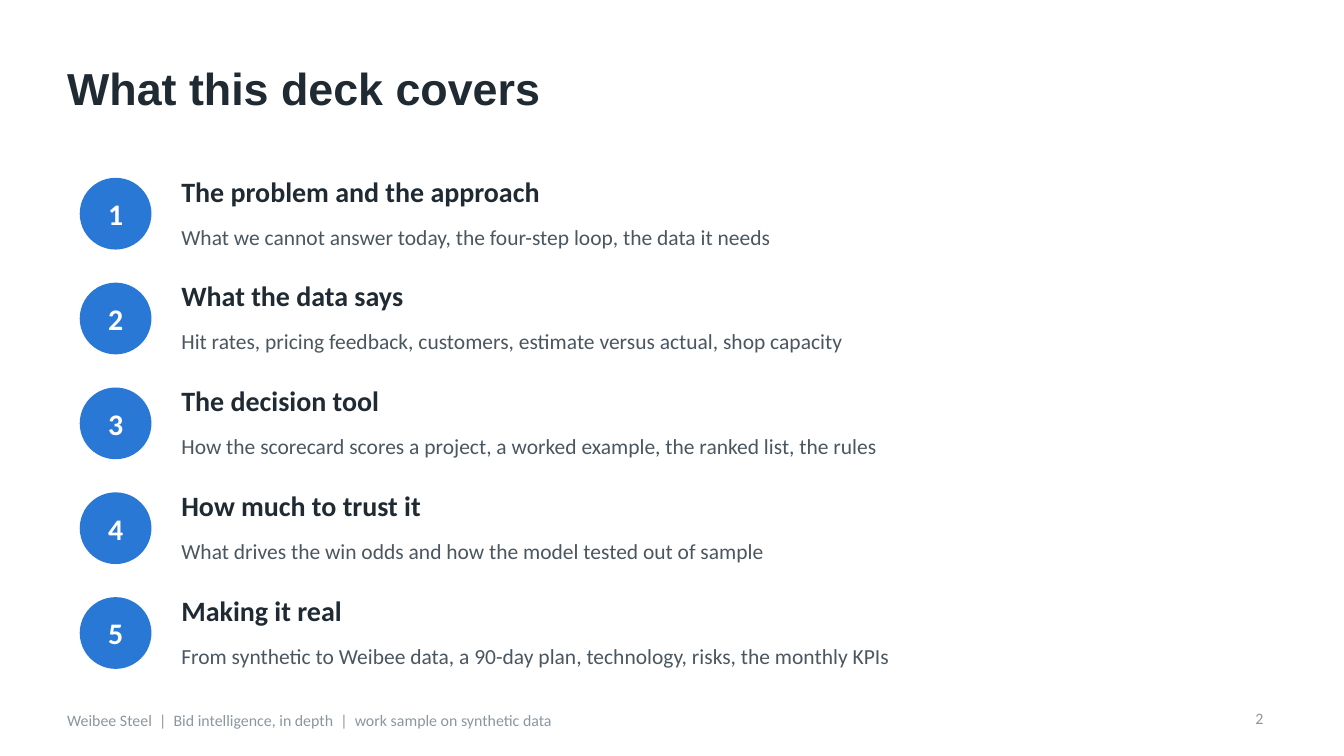
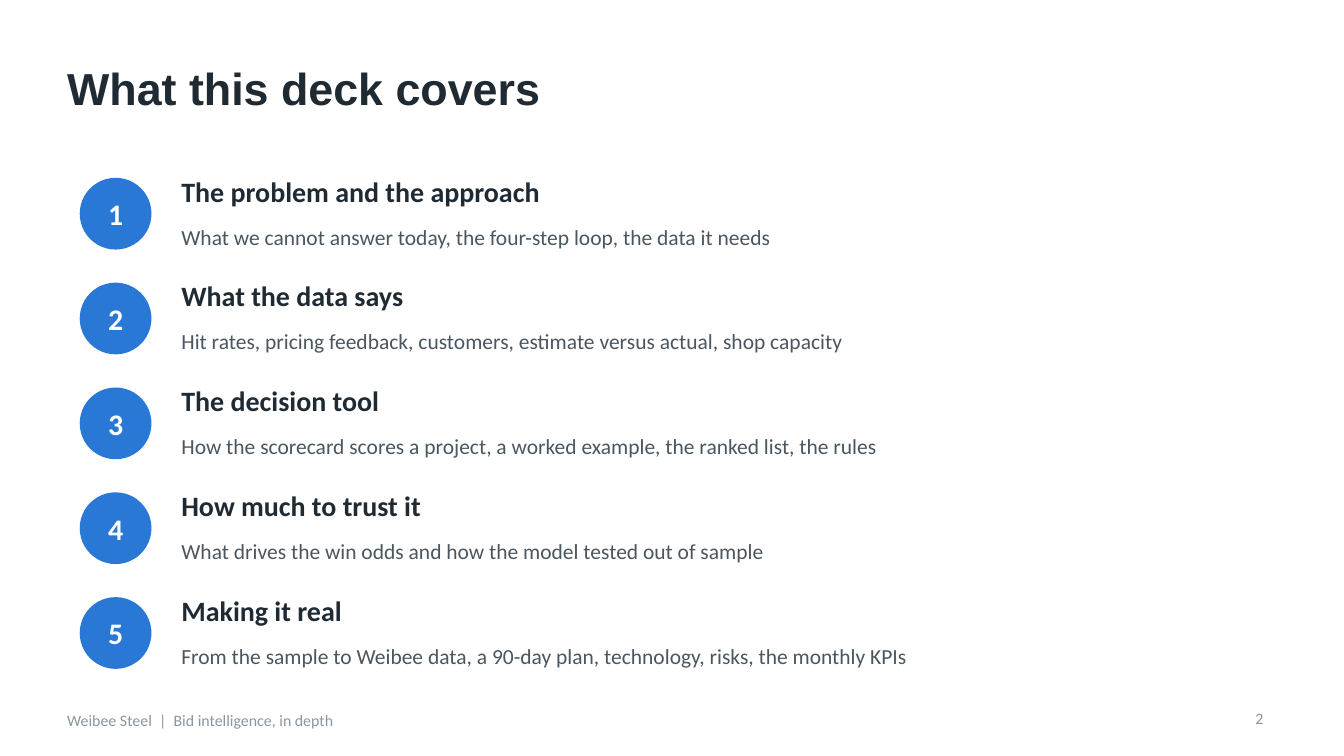
Before and after one commit to dpk-rdy/SupplyChainOps, a slide deck: slide 2 of weibee-steel/docs/Weibee_Bid_Intelligence_In_Depth.pptx. Drawn at 1344x756 pixels with LibreOffice and Linux fonts; fonts in the diff are those of the drawing. Boxes give left, top, right and bottom in pixels: in the first picture for what was removed or moved away, otherwise in the second. Text is boxed around its words. In the diff, an @@ line names an element or a change of style, - is before the commit and + after.

```diff
--- a/weibee-steel/docs/Weibee_Bid_Intelligence_In_Depth.pptx
+++ b/weibee-steel/docs/Weibee_Bid_Intelligence_In_Depth.pptx
@@ text at (181, 649, 906, 668): text changed @@
-From synthetic to Weibee data, a 90-day plan, technology, risks, the monthly KPIs
+From the sample to Weibee data, a 90-day plan, technology, risks, the monthly KPIs
@@ text at (67, 715, 333, 729): text changed @@
-Weibee Steel | Bid intelligence, in depth | work sample on synthetic data
+Weibee Steel | Bid intelligence, in depth
```
Also in this commit, not shown: 28 other slides changed, 3 other files.
